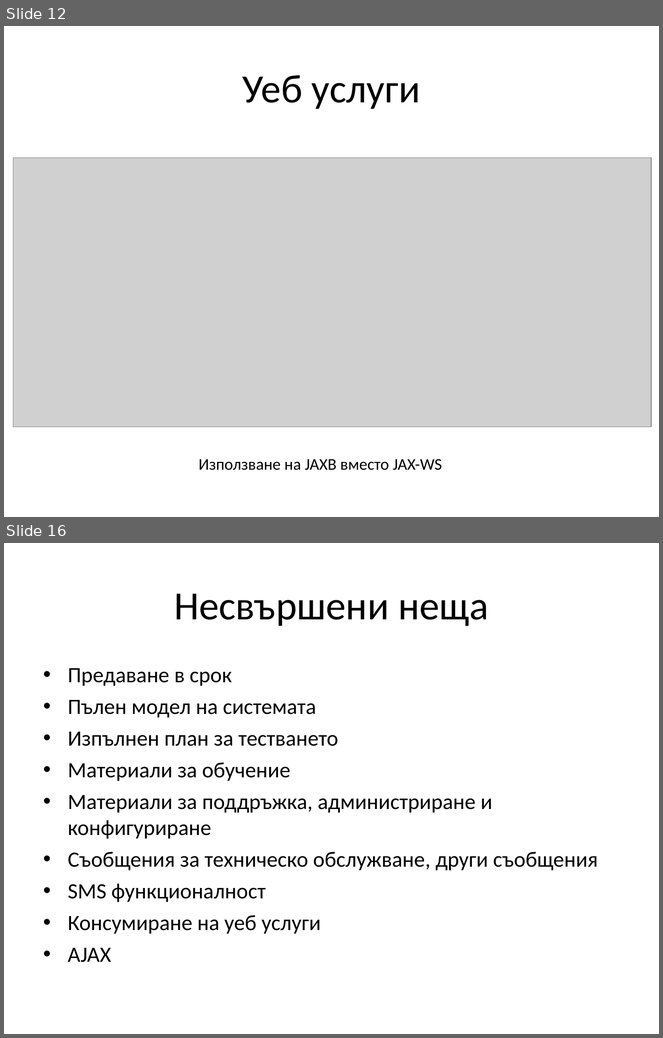
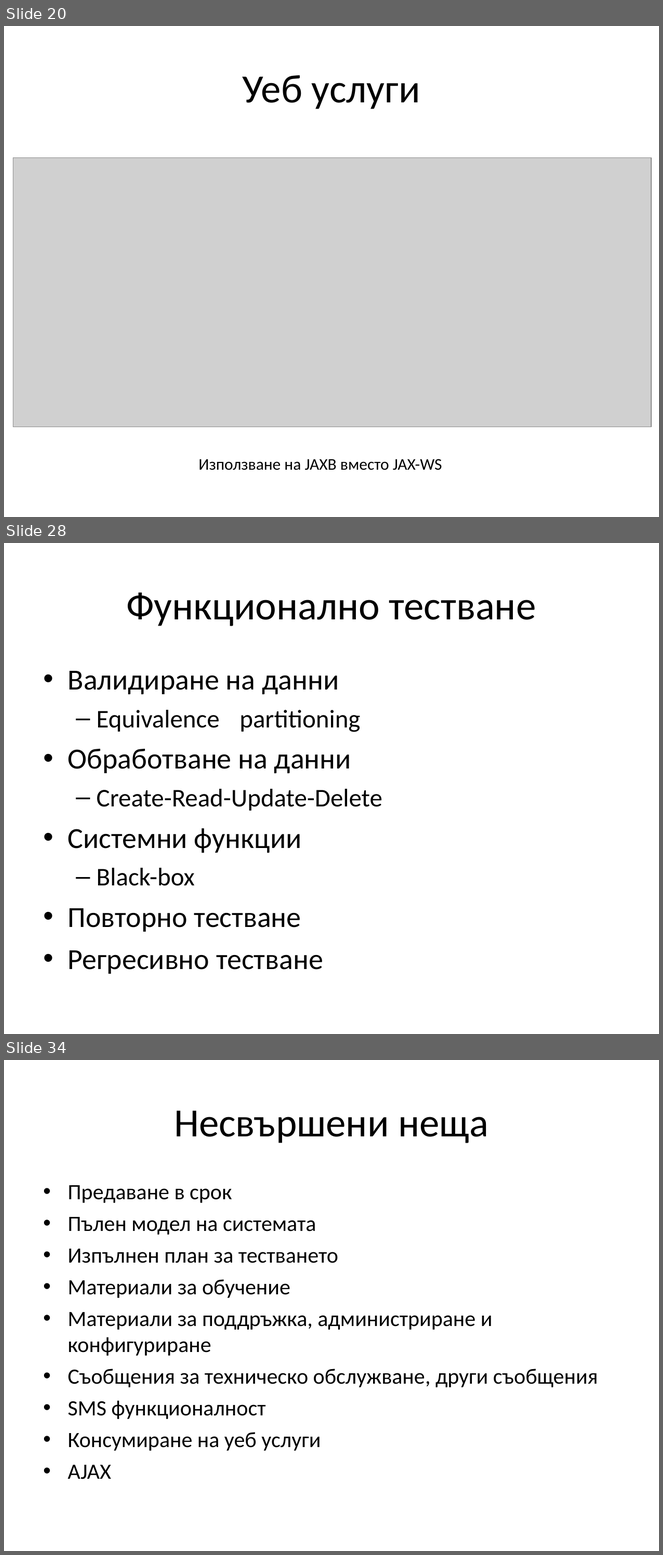
Before and after one commit to jasimcse/team2-strawberry, a slide deck: prezentaciq/venci.ppt. Shown one above the other, each under a label of ours: slides 12 and 16 before the commit, slides 20, 28 and 34 after it; the slides between them are not shown. The pictures are 663x1038 and 663x1555 pixels, drawn with LibreOffice and Linux fonts; fonts in the diff are those of the drawing; grey boxes stand for pictures. Boxes give left, top, right and bottom in pixels: in the first picture for what was removed or moved away, otherwise in the second. Text is boxed around its words. In the diff, an @@ line names an element or a change of style, - is before the commit and + after.

```diff
--- a/prezentaciq/venci.ppt
+++ b/prezentaciq/venci.ppt
@@ slide 28 added at box(4, 543, 659, 1034), background #FFFFFF @@
@@ title added at box(126, 592, 536, 626), 44 pt, text #000000 @@
+Функционално тестване
@@ text added at box(68, 671, 383, 974), 32 pt, text #000000 @@
+• Валидиране на данни
+  – Equivalence partitioning
+• Обработване на данни
+  – Create-Read-Update-Delete
+• Системни функции
+  – Black-box
+• Повторно тестване
+• Регресивно тестване
@@ what was slide 12 is now slide 20 @@
@@ what was slide 16 is now slide 34 @@
```
Also in this commit, not shown: 9 slides changed, 19 other slides added, 4 slides removed.
